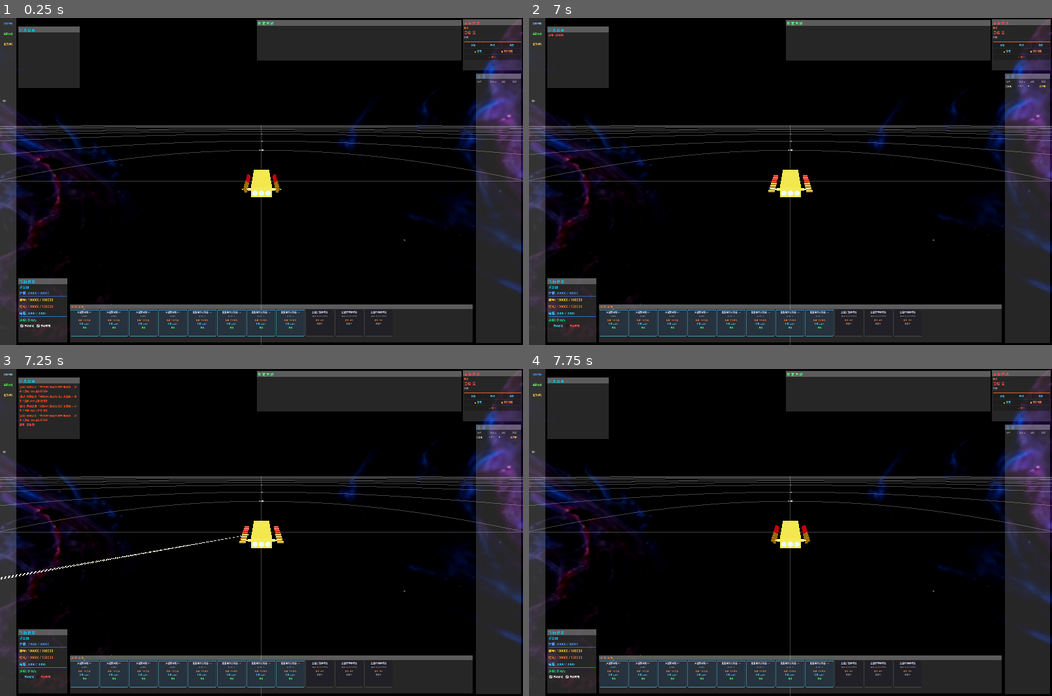
Above: before the commit, frames 1-4 (two rows, left to right).
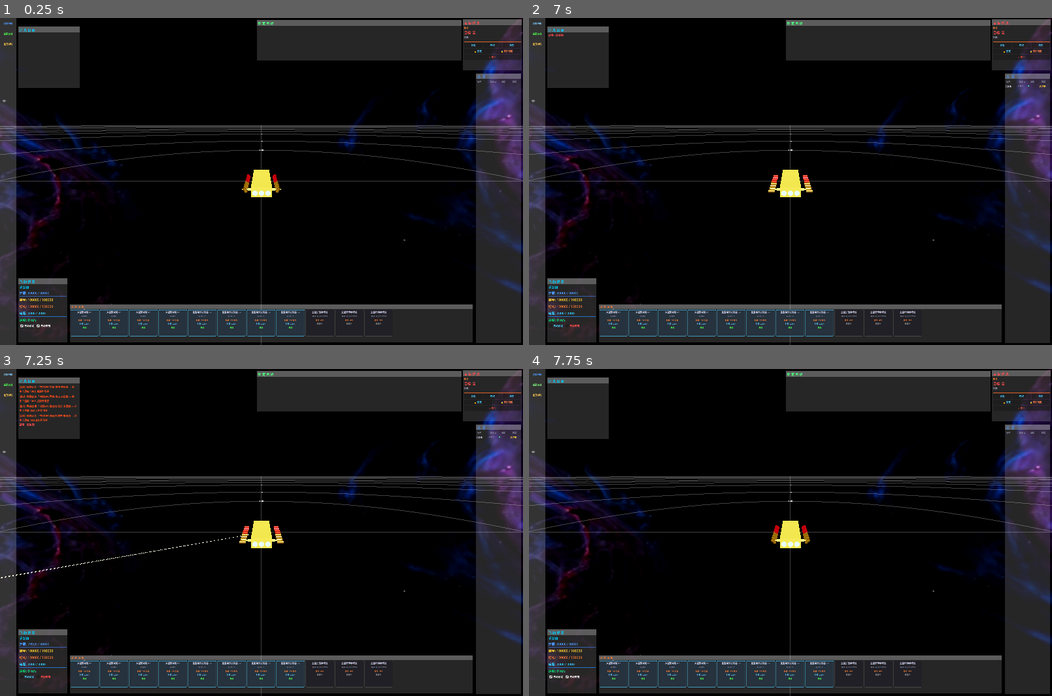
Above: after the commit, the same moments.

Repository: ZhanXuzhao/space-war
Game: Godot game, scene res://scenes/main.tscn
Two runs of this game, one before a commit and one after it. Both use one fixed random seed, a clock stepped at 60 frames per second and the inputs below. The engine's default icon, where the game draws it, is replaced by a stand-in: a white triangle on a blue panel in a dark square.
Inputs:
- Up to frame 1 (0.25 s): no input
- Up to frame 2 (7 s): click "自动锁定" at 0.5 s; click "自动攻击" at 1.25 s; click "靠近" at 2 s; click "环绕" at 2.75 s; click "跃迁" at 3.5 s; click "🔒 锁定" at 4.25 s; click "🔓 解除锁定" at 5 s; click "⚔ 攻击" at 5.75 s; click "召唤敌舰" at 6.5 s
- Up to frame 3 (7.25 s): no input
- Up to frame 4 (7.75 s): click "新建游戏" at 7.25 s

Frames 1-2 are identical in both runs. In frame 3, 0.2% of the frame differs, in the area x 0-46%, y 5-85%; in frame 4, nothing differs.

Commit message:
敌人武器改为激光+导弹

Diff:
--- a/scripts/ships/Ship.gd
+++ b/scripts/ships/Ship.gd
@@ -199,9 +199,12 @@
 		_create_laser_weapons(laser_count, 0, hardpoints)
 		_create_missile_weapons(missile_count, laser_count, hardpoints)
 		_create_repair_modules()
-	# NPC：纯激光武器
+	# NPC：激光 + 导弹各一半
 	else:
-		_create_npc_weapons(hardpoints, 0, hardpoints)
+		var laser_count = int(hardpoints / 2.0)
+		var missile_count = hardpoints - laser_count
+		_create_npc_weapons(laser_count, 0, hardpoints)
+		_create_npc_missile_weapons(missile_count, laser_count, hardpoints)
 
 ## 根据船型获取激光武器参数
 func _get_laser_stats() -> Dictionary:
@@ -256,6 +259,41 @@
 		wdata.projectile_scene = null
 		weapon.weapon_data = wdata
 		_install_turret_weapon(weapon, start_index + i, total_hardpoints, "NPCLaser")
+
+## 根据船型获取NPC导弹武器参数
+func _get_npc_missile_stats() -> Dictionary:
+	var cls = ship_data.ship_class if ship_data else ShipData.ShipClass.FRIGATE
+	match cls:
+		ShipData.ShipClass.FRIGATE:
+			return { "name": "轻型NPC导弹", "damage": 40.0, "rof": 6.0, "optimal": 5000.0, "falloff": 8000.0, "tracking": 0.5, "sig": 40.0, "cap": 8.0, "proj_scale": 0.6, "speed": 2000.0 }
+		ShipData.ShipClass.CRUISER:
+			return { "name": "中型NPC导弹", "damage": 100.0, "rof": 8.0, "optimal": 10000.0, "falloff": 15000.0, "tracking": 0.4, "sig": 80.0, "cap": 15.0, "proj_scale": 1.0, "speed": 2000.0 }
+		ShipData.ShipClass.BATTLESHIP:
+			return { "name": "重型NPC导弹", "damage": 200.0, "rof": 10.0, "optimal": 20000.0, "falloff": 30000.0, "tracking": 0.3, "sig": 150.0, "cap": 25.0, "proj_scale": 1.8, "speed": 2000.0 }
+	return {}
+
+## 创建NPC导弹武器
+func _create_npc_missile_weapons(count: int, start_index: int, total_hardpoints: int) -> void:
+	var stats = _get_npc_missile_stats()
+	var projectile_scene = preload("res://scenes/weapons/Missile.tscn")
+	for i in range(count):
+		var weapon = Weapon.new()
+		var wdata = WeaponData.new()
+		wdata.weapon_name = stats["name"]
+		wdata.weapon_type = WeaponData.WeaponType.MISSILE
+		wdata.damage = stats["damage"]
+		wdata.damage_type = "爆炸"
+		wdata.rate_of_fire = 1.0 / stats["rof"]
+		wdata.optimal_range = stats["optimal"]
+		wdata.falloff_range = stats["falloff"]
+		wdata.tracking_speed = stats["tracking"]
+		wdata.signature_resolution = stats["sig"]
+		wdata.capacitor_usage = stats["cap"]
+		wdata.projectile_scene = projectile_scene
+		wdata.projectile_scale = stats["proj_scale"]
+		wdata.projectile_speed = stats["speed"]
+		weapon.weapon_data = wdata
+		_install_turret_weapon(weapon, start_index + i, total_hardpoints, "NPCMissile")
 
 ## 创建激光武器，沿飞船左右对称分布
 func _create_laser_weapons(count: int, start_index: int, total_hardpoints: int) -> void:
